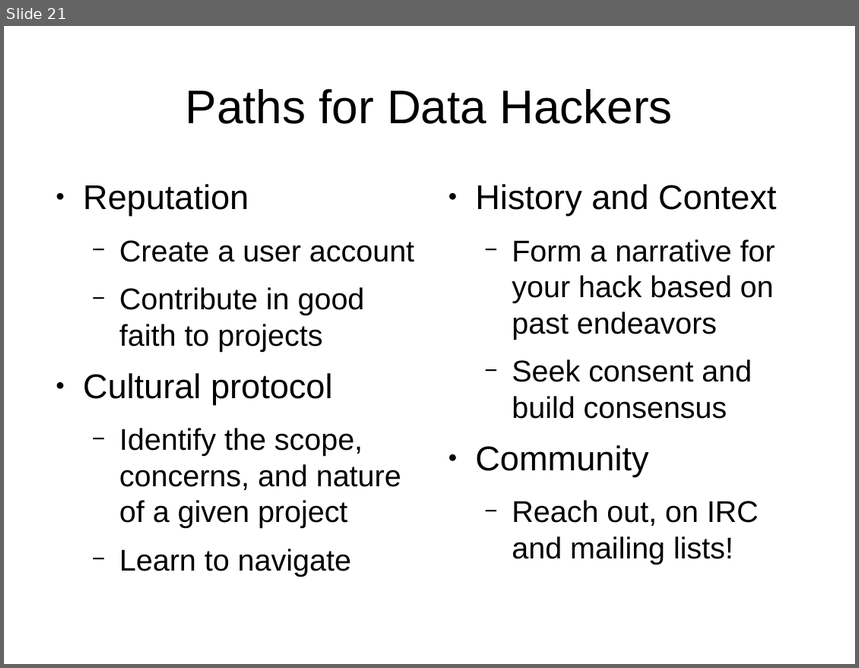
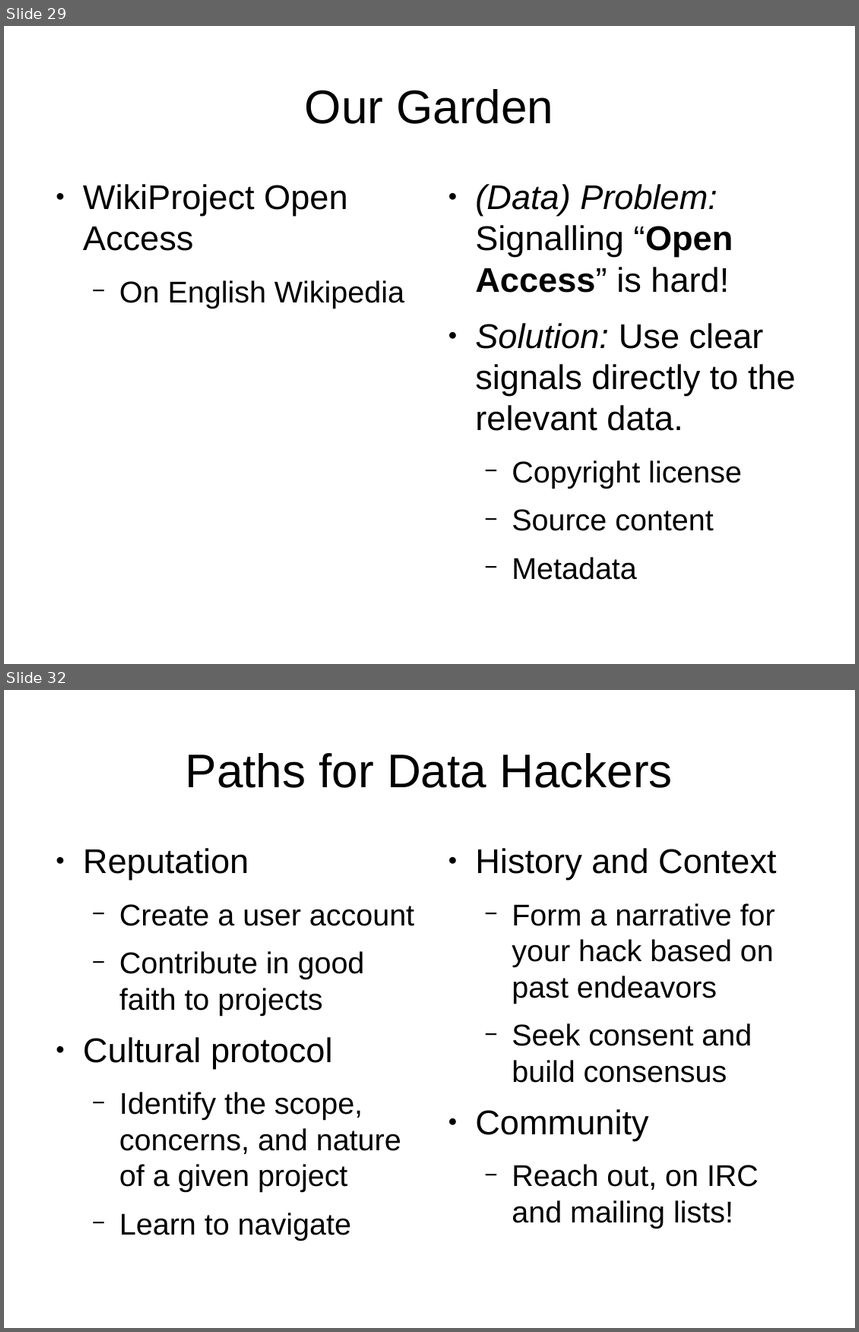
Before and after one commit to wpoa/OA-signalling, a slide deck: csvconf/csvconf_data-hacking_with_wikimedia_projects.odp. Shown one above the other, each under a label of ours: slide 21 before the commit, slides 29 and 32 after it; the slides between them are not shown. The pictures are 859x668 and 859x1332 pixels, drawn with LibreOffice and Linux fonts; fonts in the diff are those of the drawing. Boxes give left, top, right and bottom in pixels: in the first picture for what was removed or moved away, otherwise in the second. Text is boxed around its words. In the diff, an @@ line names an element or a change of style, - is before the commit and + after.

```diff
--- a/csvconf/csvconf_data-hacking_with_wikimedia_projects.odp
+++ b/csvconf/csvconf_data-hacking_with_wikimedia_projects.odp
@@ slide 29 added at (4,26,855,664), background #FFFFFF @@
@@ title added at (305,89,553,124), 44 pt, text #000000 @@
+Our Garden
@@ text added at (83,184,405,309), 32 pt, text #000000 @@
+● WikiProject Open Access
+  − On English Wikipedia
@@ text added at (475,184,796,580), 32 pt, text #000000 @@
+● (Data) Problem: Signalling “Open Access” is hard!
+● Solution: Use clear signals directly to the relevant data.
+  − Copyright license
+  − Source content
+  − Metadata
@@ what was slide 21 is now slide 32 @@
```
Also in this commit, not shown: 10 other slides added.
